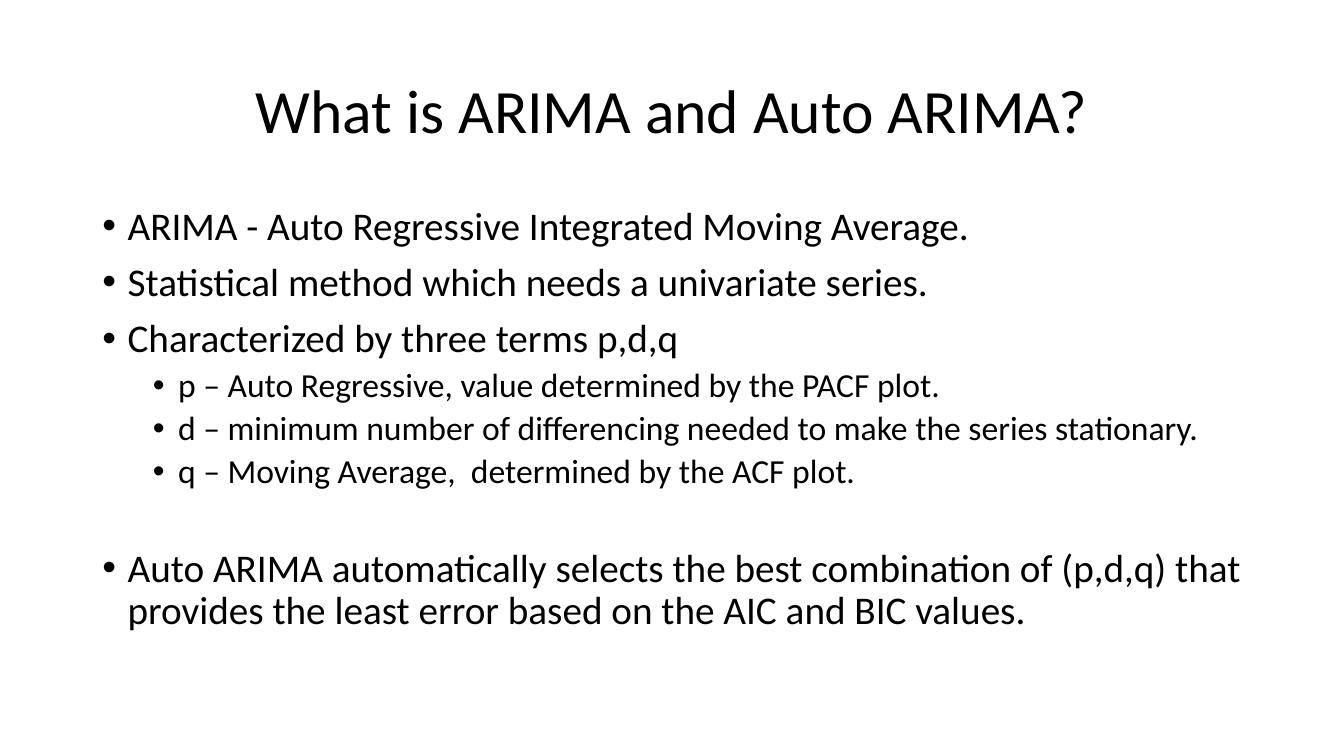
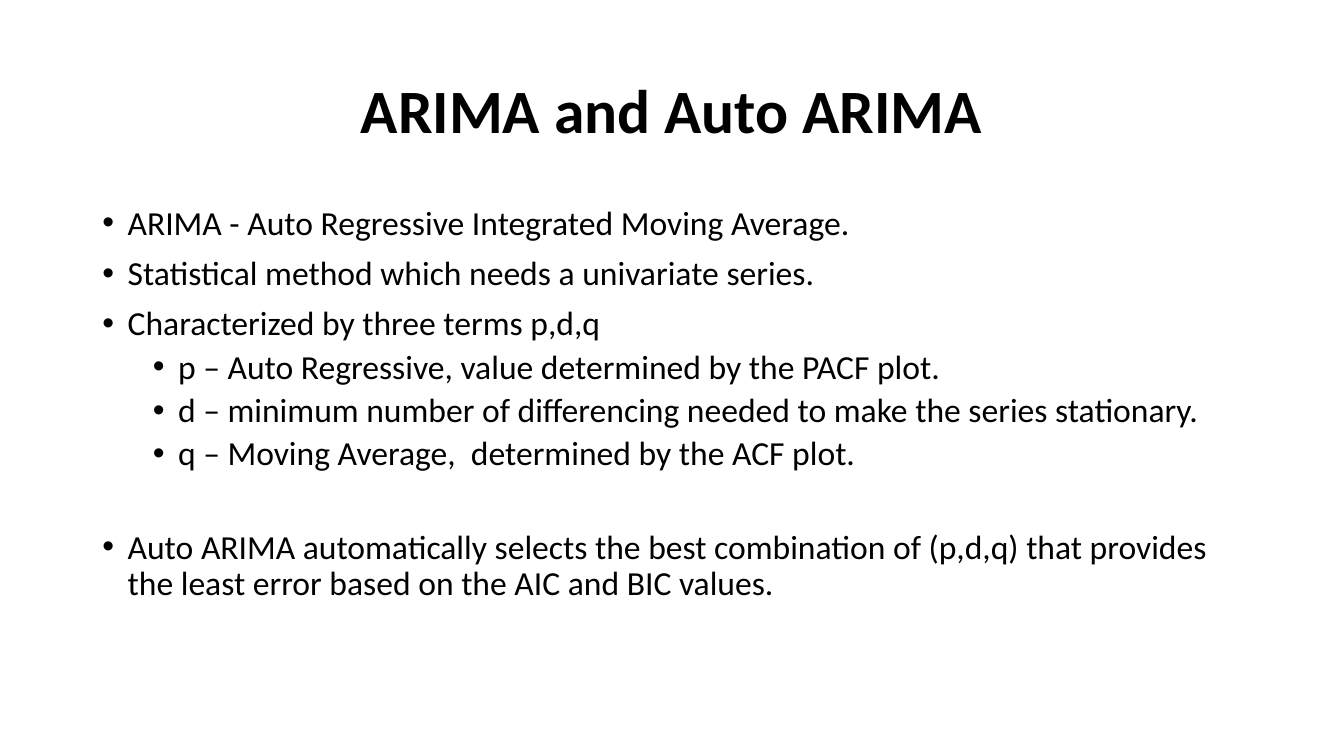
Before and after one commit to RupaliShah/Springboard, a slide deck: slide 9 of Capstone2/Reports/slide deck.pptx. Drawn at 1344x756 pixels with LibreOffice and Linux fonts; fonts in the diff are those of the drawing. Boxes give left, top, right and bottom in pixels: in the first picture for what was removed or moved away, otherwise in the second. Text is boxed around its words. In the diff, an @@ line names an element or a change of style, - is before the commit and + after.

```diff
--- a/Capstone2/Reports/slide deck.pptx
+++ b/Capstone2/Reports/slide deck.pptx
@@ title at [361,89,982,134]: text changed; bold on @@
-What is ARIMA and Auto ARIMA?
+ARIMA and Auto ARIMA
@@ text at [128,211,1207,596]: size 28 to 24 pt in "ARIMA - Auto Regressive Integrated Moving Average.", "Statistical method which needs a univariate series.", "Characterized by three terms p,d,q", "Auto ARIMA automatically selects the best combination ..." @@
```
Also in this commit, not shown: 22 other slides changed, 3 other files.
